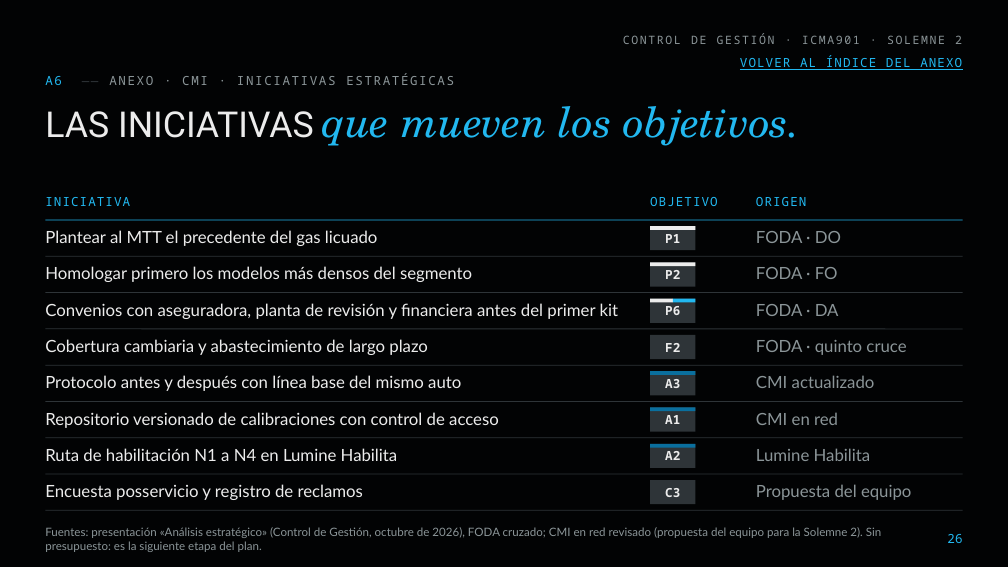
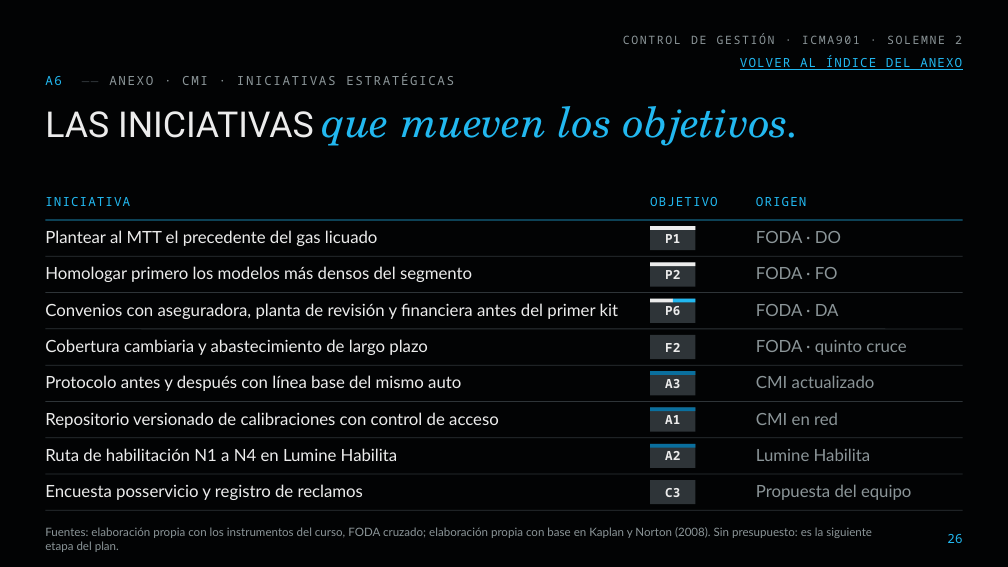
Before and after one commit to diegoaam0109-ux/lumine, a slide deck: slide 26 of solemne-2/Lumine_Solemne2_CMI_Control_de_Gestion.pptx. Drawn at 1008x567 pixels with LibreOffice and Linux fonts; fonts in the diff are those of the drawing; background and template pictures are left out. Boxes give left, top, right and bottom in pixels: in the first picture for what was removed or moved away, otherwise in the second. Text is boxed around its words. In the diff, an @@ line names an element or a change of style, - is before the commit and + after.

```diff
--- a/solemne-2/Lumine_Solemne2_CMI_Control_de_Gestion.pptx
+++ b/solemne-2/Lumine_Solemne2_CMI_Control_de_Gestion.pptx
@@ text at box(45, 527, 872, 552): text changed @@
-Fuentes: presentación «Análisis estratégico» (Control de Gestión, octubre de 2026), FODA cruzado; CMI en red revisado (propuesta del equipo para la Solemne 2). Sin presupuesto: es la siguiente etapa del plan.
+Fuentes: elaboración propia con los instrumentos del curso, FODA cruzado; elaboración propia con base en Kaplan y Norton (2008). Sin presupuesto: es la siguiente etapa del plan.
```
Also in this commit, not shown: 26 other slides changed, 24 other files.
